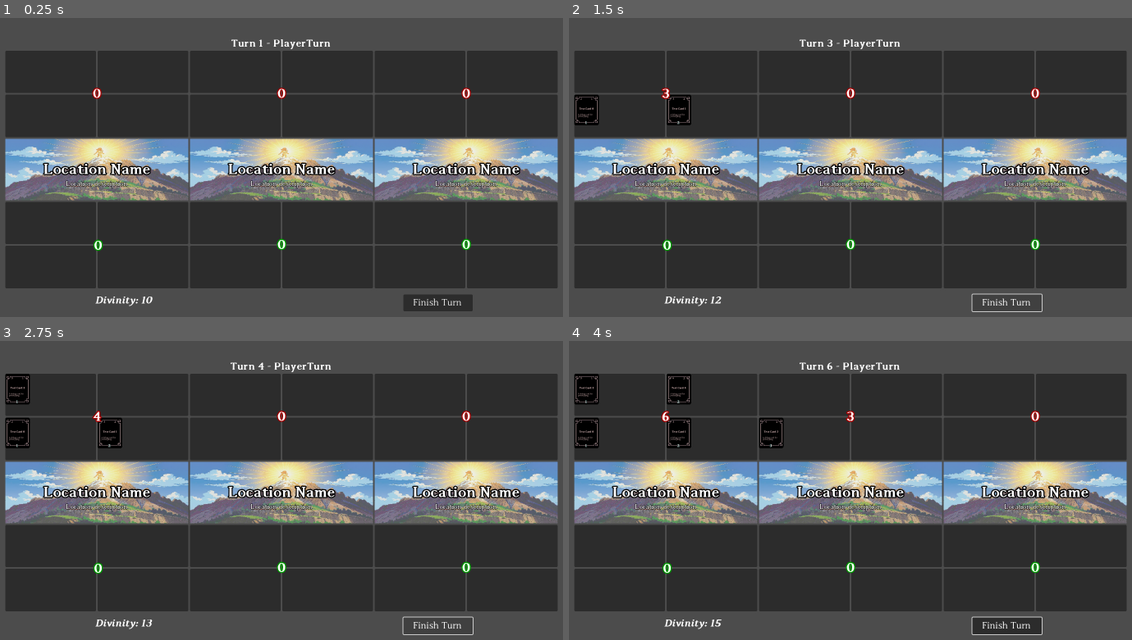
Above: before the commit, frames 1-4 (two rows, left to right).
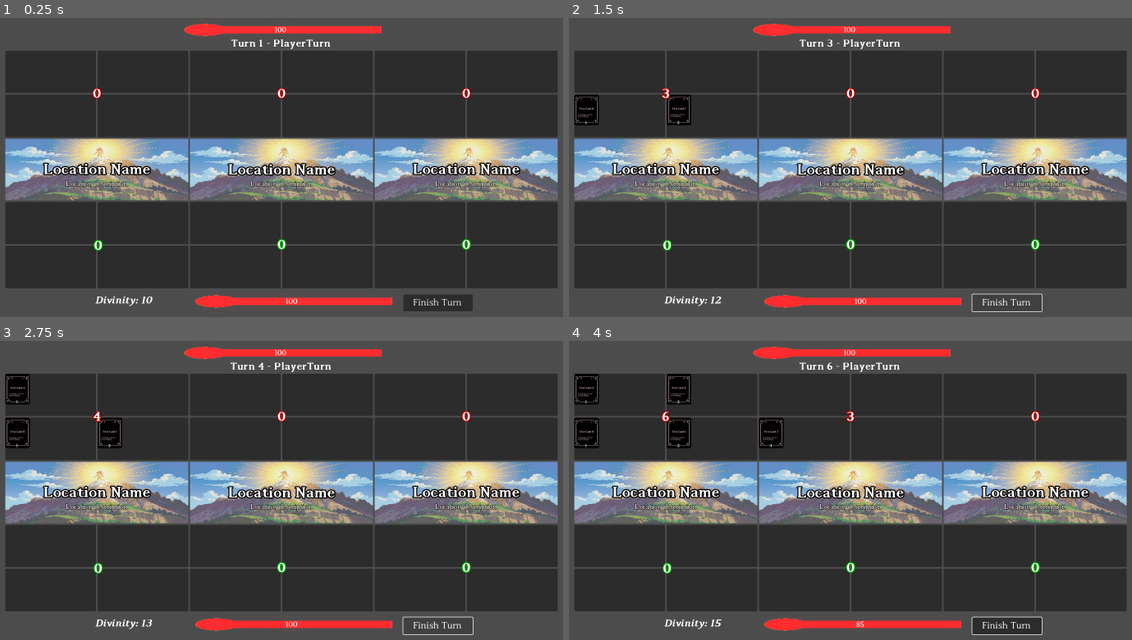
Above: after the commit, the same moments.

Repository: Chthonic-Studio/godspark
Game: Godot game, scene res://scenes/combat_scene.tscn
The game is run twice, just before and just after one commit, with the same random seed, the same clock (stepped at 60 frames per second) and the same inputs. The project has no main scene, so this scene is started directly.
Inputs (mouse positions are in pixels of both pictures, inside the frame that each line leads up to):
- Up to frame 1 (0.25 s): no input
- Up to frame 2 (1.5 s): click "Finish Turn" at 0.5 s; click "Finish Turn" at 1.25 s
- Up to frame 3 (2.75 s): click "Finish Turn" at 2 s
- Up to frame 4 (4 s): tap Enter at 2.75 s; drag from (585, 388) to (918, 445) at 2.77 s; tap Space at 3.5 s; drag from (681, 388) to (816, 598) at 3.52 s

The runs differ from the first frame. In frame 1, 2.3% of the frame differs, in the area x 32-70%, y 1-97%; in frame 2, 2.3%; in frame 3, 2.3%; in frame 4, 2.3%.

Commit message:
Fixed some more card effect errors + health bar error

Diff:
--- a/scenes/combat_scene.tscn
+++ b/scenes/combat_scene.tscn
@@ -169,15 +169,19 @@
 texture = ExtResource("7_6ovae")
 
 [node name="LocationName" type="Label" parent="BoardPanel/left/LocationInfo"]
-layout_mode = 2
-offset_left = 93.0
-offset_top = 54.0
-offset_right = 353.0
-offset_bottom = 95.0
+layout_mode = 1
+anchors_preset = -1
+anchor_top = 0.363333
+anchor_right = 1.0
+anchor_bottom = 0.636667
+grow_horizontal = 2
+grow_vertical = 2
 theme_override_constants/outline_size = 10
 theme_override_fonts/font = ExtResource("8_ivkwx")
 theme_override_font_sizes/font_size = 40
 text = "Location Name"
+horizontal_alignment = 1
+metadata/_edit_use_anchors_ = true
 
 [node name="LocationDescription" type="Label" parent="BoardPanel/left/LocationInfo"]
 layout_mode = 1
@@ -310,15 +314,20 @@
 texture = ExtResource("7_6ovae")
 
 [node name="LocationName" type="Label" parent="BoardPanel/middle/LocationInfo"]
-layout_mode = 2
-offset_left = 93.0
-offset_top = 54.0
-offset_right = 353.0
-offset_bottom = 95.0
+layout_mode = 1
+anchors_preset = 14
+anchor_top = 0.5
+anchor_right = 1.0
+anchor_bottom = 0.5
+offset_top = -20.5
+offset_bottom = 20.5
+grow_horizontal = 2
+grow_vertical = 2
 theme_override_constants/outline_size = 10
 theme_override_fonts/font = ExtResource("8_ivkwx")
 theme_override_font_sizes/font_size = 40
 text = "Location Name"
+horizontal_alignment = 1
 
 [node name="LocationDescription" type="Label" parent="BoardPanel/middle/LocationInfo"]
 layout_mode = 1
@@ -451,15 +460,19 @@
 texture = ExtResource("7_6ovae")
 
 [node name="LocationName" type="Label" parent="BoardPanel/right/LocationInfo"]
-layout_mode = 2
-offset_left = 93.0
-offset_top = 54.0
-offset_right = 353.0
-offset_bottom = 95.0
+layout_mode = 1
+anchors_preset = -1
+anchor_top = 0.363333
+anchor_right = 1.0
+anchor_bottom = 0.636667
+grow_horizontal = 2
+grow_vertical = 2
 theme_override_constants/outline_size = 10
 theme_override_fonts/font = ExtResource("8_ivkwx")
 theme_override_font_sizes/font_size = 40
 text = "Location Name"
+horizontal_alignment = 1
+metadata/_edit_use_anchors_ = true
 
 [node name="LocationDescription" type="Label" parent="BoardPanel/right/LocationInfo"]
 layout_mode = 1
@@ -560,21 +573,20 @@
 custom_minimum_size = Vector2(500, 40)
 layout_mode = 1
 anchors_preset = -1
-anchor_left = 0.097
-anchor_top = -0.382
-anchor_right = 0.961798
-anchor_bottom = 1.0
-offset_left = 132.67
-offset_top = 13.28
-offset_right = -137.0
-offset_bottom = -2.0
+anchor_left = 0.246067
+anchor_top = -0.05
+anchor_right = 0.807865
+anchor_bottom = 0.95
+offset_right = 0.000244141
 grow_horizontal = 2
 grow_vertical = 2
 value = 100.0
 rounded = true
+texture_under = ExtResource("13_blj0x")
 texture_progress = ExtResource("13_blj0x")
 script = ExtResource("13_ohwxf")
 health_label_path = NodePath("HealthValueLabel")
+metadata/_edit_use_anchors_ = true
 
 [node name="HealthValueLabel" type="Label" parent="PlayerHUD/PlayerHealthBar"]
 custom_minimum_size = Vector2(83, 23)
@@ -660,22 +672,22 @@
 custom_minimum_size = Vector2(500, 40)
 layout_mode = 1
 anchors_preset = -1
-anchor_left = 0.097
-anchor_top = -0.382
-anchor_right = 0.961798
-anchor_bottom = 1.0
-offset_left = -234.869
-offset_top = 25.28
-offset_right = 230.539
-offset_bottom = 10.0
+anchor_left = -5.77473
+anchor_top = 0.25
+anchor_right = 6.72527
+anchor_bottom = 1.25
+offset_left = 4.57764e-05
+offset_right = -6.10352e-05
 grow_horizontal = 2
 grow_vertical = 2
 value = 100.0
 rounded = true
+texture_under = ExtResource("13_blj0x")
 texture_progress = ExtResource("13_blj0x")
 script = ExtResource("13_ohwxf")
 is_player = false
 health_label_path = NodePath("HealthValueLabel")
+metadata/_edit_use_anchors_ = true
 
 [node name="HealthValueLabel" type="Label" parent="EnemyHUD/EnemyHealthBar"]
 custom_minimum_size = Vector2(83, 23)
--- a/scripts/board/board_manager.gd
+++ b/scripts/board/board_manager.gd
@@ -76,7 +76,7 @@
 			elif card_data and card_data.has_method("take_damage"):
 				card_data.take_damage(damage)
 				print("On Reveal: %s takes %d damage via CardData method" % [name_str, damage])
-			elif card_data and card_data.has_property("health"):
+			elif card_data and "health" in card_data:
 				card_data.health -= damage
 				print("On Reveal: %s takes %d damage (CardData.health now %d)" % [name_str, damage, card_data.health])
 			# Remove trigger after use
@@ -142,7 +142,7 @@
 		var effect = entry.effect
 		if effect.has_method("is_ongoing") and effect.is_ongoing():
 			# Only process modular OngoingModifierEffect
-			if effect.has_property("power_modifier") or effect.has_property("health_modifier"):
+			if "power_modifier" in effect or "health_modifier" in effect:
 				# Which rows to use per side?
 				var row_arr = effect.target_rows_allies if side == entry.side else effect.target_rows_enemies
 				var targets = EffectUtils.get_targets(
--- a/scripts/core/combat_manager.gd
+++ b/scripts/core/combat_manager.gd
@@ -19,6 +19,10 @@
 signal turn_changed
 
 func _ready():
+	# Defer start_combat to the next idle frame, ensuring all children are ready
+	call_deferred("_start_combat_safe")
+
+func _start_combat_safe():
 	start_combat()
 
 func start_combat():
@@ -66,12 +70,19 @@
 			enemy_deck_manager._generate_test_cards()
 
 	var player_bar = $"../PlayerHUD/PlayerHealthBar"
+	print("player_bar node:", player_bar)
 	player_bar.fade_in()
 	player_bar.set_health(player_health)
+	# Make sure the bars show up
+	player_bar.visible = true
+	player_bar.modulate.a = 1.0
 
 	var enemy_bar = $"../EnemyHUD/EnemyHealthBar"
+	print("enemy_bar node:", enemy_bar)
 	enemy_bar.fade_in()
 	enemy_bar.set_health(enemy_health)
+	enemy_bar.visible = true
+	enemy_bar.modulate.a = 1.0
 
 	DeckManager.start_game()
 	enemy_deck_manager.draw_cards(3)
--- a/scripts/data/cards/void_pantheons/spells/mind_flaying_scream.tres
+++ b/scripts/data/cards/void_pantheons/spells/mind_flaying_scream.tres
@@ -24,8 +24,8 @@
 
 [resource]
 script = ExtResource("2_om55o")
-id = "mind_flaying_screen"
-name = "Mind-flaying Screen"
+id = "mind_flaying_scream"
+name = "Mind-flaying Scream"
 description = "Deals 3 Damage to all units in this location"
 type = 2
 cost = 3
--- a/scripts/effects/effect_utils.gd
+++ b/scripts/effects/effect_utils.gd
@@ -3,7 +3,18 @@
 const EffectEnums = preload("res://scripts/effects/effect_enums.gd")
 
 # Top-level helper: gets the correct stat
-static func _get_stat(card_data, stat_type: String) -> int:
+static func _get_stat(card_data, stat_type) -> int:
+	# Accept EffectEnums.Stat (int) or string, always convert to a string internally
+	if typeof(stat_type) == TYPE_INT:
+		# If it's the Stat enum, convert it to string
+		match stat_type:
+			EffectEnums.Stat.POWER:
+				stat_type = "power"
+			EffectEnums.Stat.HEALTH:
+				stat_type = "health"
+			EffectEnums.Stat.BOTH:
+				# If BOTH, default to power (or handle as needed)
+				stat_type = "power"
 	if stat_type == "power":
 		if card_data.has_method("get_power"):
 			return card_data.get_power()
--- a/scripts/effects/on_reveal_modifier.gd
+++ b/scripts/effects/on_reveal_modifier.gd
@@ -38,7 +38,7 @@
 		var board = context.get("board")
 		var location = context.get("location")
 		var side = context.get("side")
-		var card_instance = context.get("card") if context.has("card") else null
+		var card_instance = context.get("card") if context.has("card") else {}
 		var row_arr = target_rows_allies if target_side == EffectEnums.Side.ALLY else target_rows_enemies
 		targets = EffectUtils.get_targets(
 			board, location, side,
--- a/scripts/effects/ongoing_per_copy.gd
+++ b/scripts/effects/ongoing_per_copy.gd
@@ -75,7 +75,7 @@
 						if ally.has("current_hp"):
 							ally["current_hp"] += health_modifier_per_copy * copy_count
 						var cd = ally.get("card_data", null)
-						if cd and cd.has_property("health"):
+						if cd and "health" in cd:
 							cd.health += health_modifier_per_copy * copy_count
 	else:
 		# Only this card gets buff
@@ -90,7 +90,7 @@
 		if health_modifier_per_copy != 0:
 			if card_instance.has("current_hp"):
 				card_instance["current_hp"] += health_modifier_per_copy * copy_count
-			if card_data and card_data.has_property("health"):
+			if card_data and "health" in card_data:
 				card_data.health += health_modifier_per_copy * copy_count
 
 	# Track turns if duration is set
--- a/scripts/ui/commander_health_bar.gd
+++ b/scripts/ui/commander_health_bar.gd
@@ -15,6 +15,7 @@
 	self.visible = false
 	modulate.a = 0.0
 	if not health_label_path.is_empty():
+		print("Health label:", get_node_or_null(health_label_path))
 		get_node(health_label_path).text = str(value)
 	prev_health = value
 	target_health = value
@@ -23,6 +24,7 @@
 func fade_in():
 	print("Commander health bar fade_in: ", self.name)
 	self.visible = true
+	self.show()
 	modulate.a = 0.0
 	var tween = create_tween()
 	tween.tween_property(self, "modulate:a", 1.0, fade_duration)
